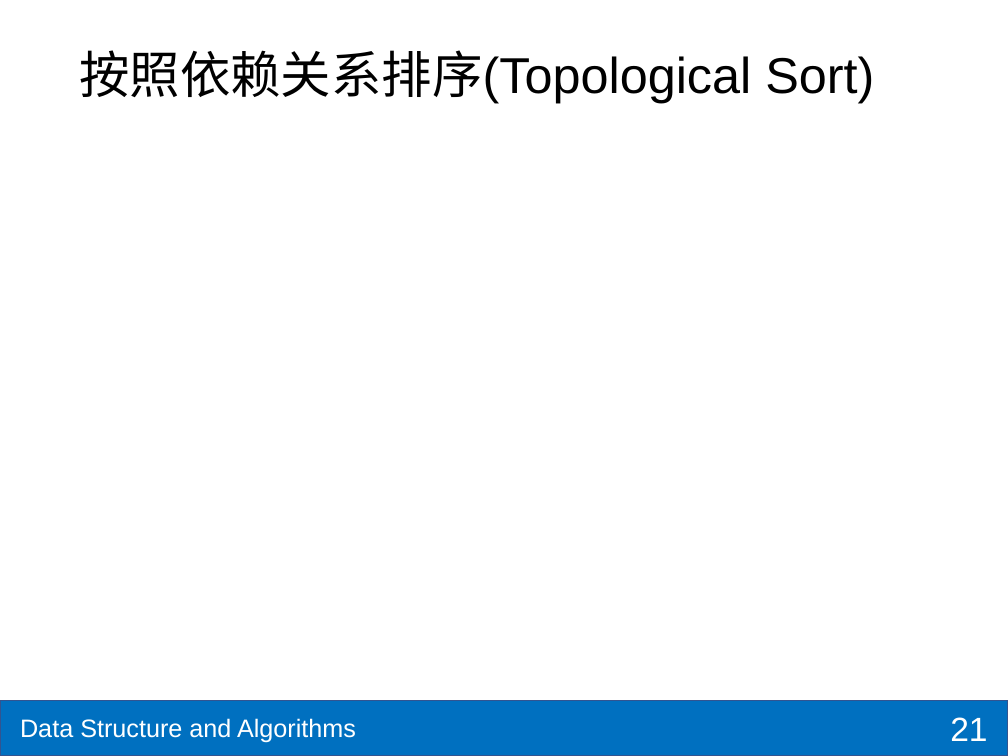
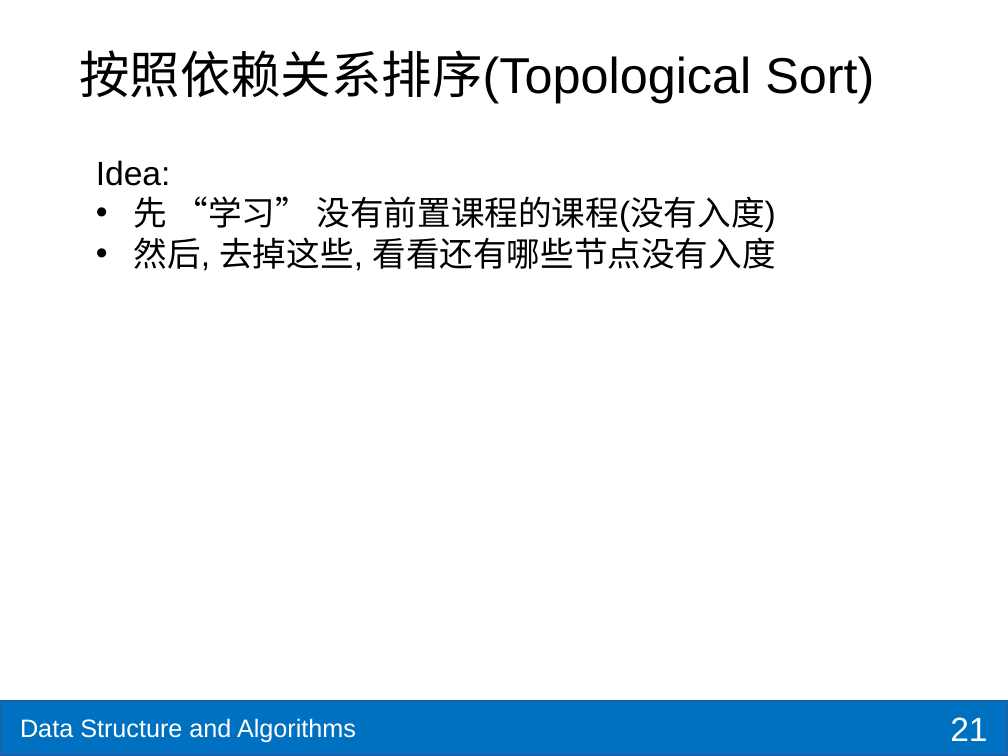
Before and after one commit to shzaiz/dx-public, a slide deck: slide 21 of notes/notes/ds-algo/ch13-graph-basic.pptx. Drawn at 1008x756 pixels with LibreOffice and Linux fonts; fonts in the diff are those of the drawing. Boxes give left, top, right and bottom in pixels: in the first picture for what was removed or moved away, otherwise in the second. Text is boxed around its words. In the diff, an @@ line names an element or a change of style, - is before the commit and + after.

```diff
--- a/notes/notes/ds-algo/ch13-graph-basic.pptx
+++ b/notes/notes/ds-algo/ch13-graph-basic.pptx
@@ text added at <box>96,160,776,271</box>, 24 pt, text #000000 @@
+Idea:
+• 先 “学习” 没有前置课程的课程(没有入度)
+• 然后, 去掉这些, 看看还有哪些节点没有入度
```
Also in this commit, not shown: 13 other files.
